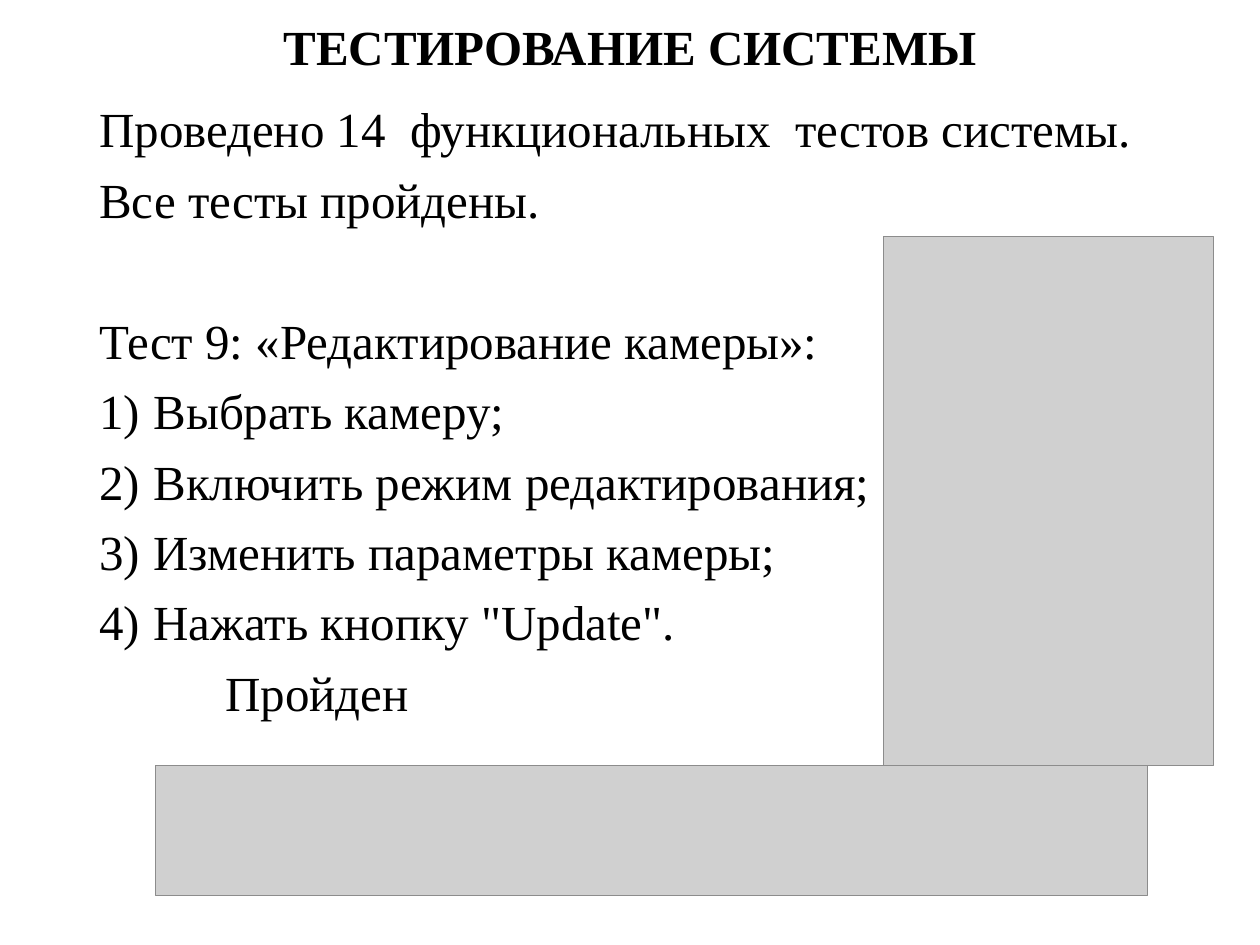
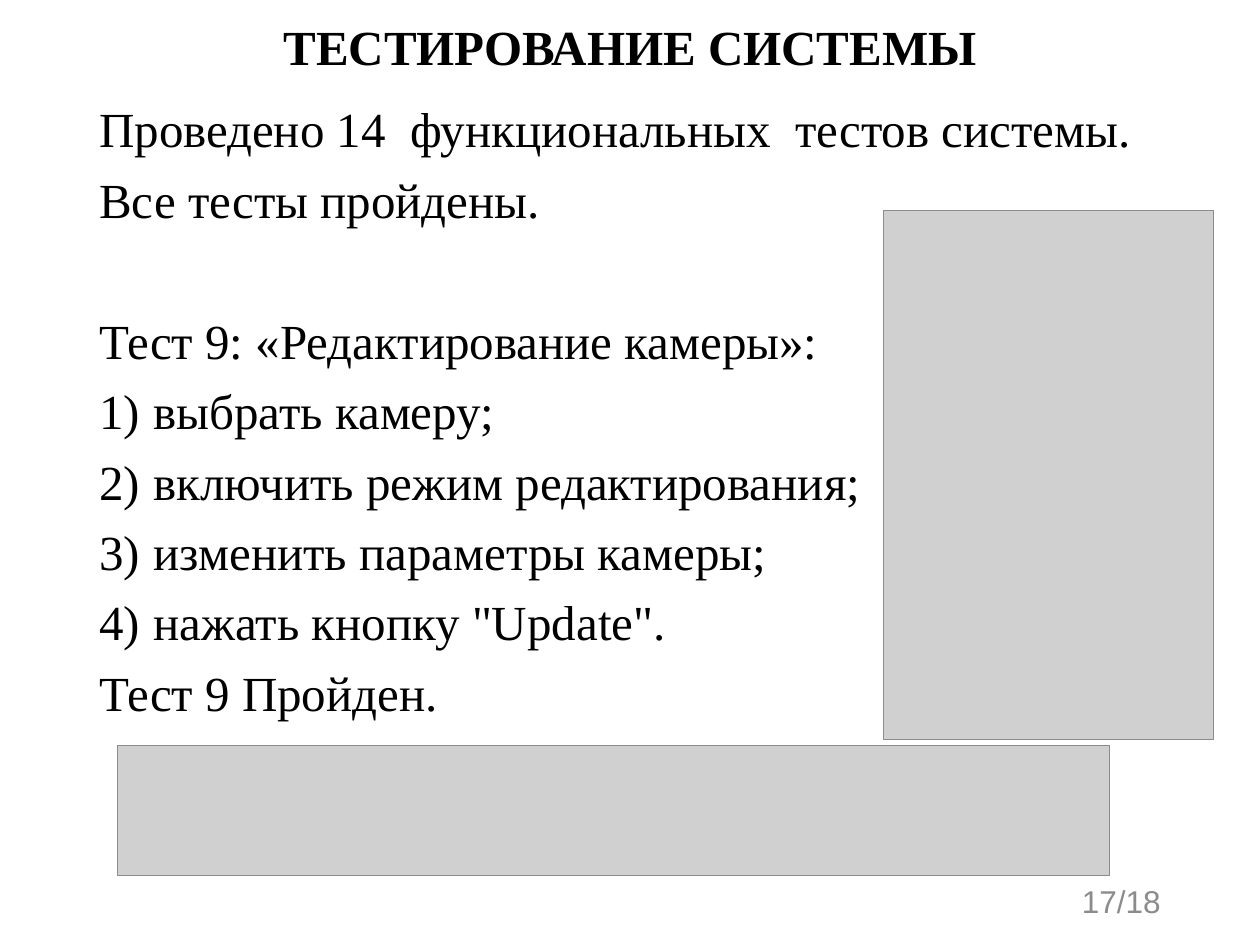
Before and after one commit to evgenkot/uav-route-calculation, a slide deck: slide 17 of doc/Raschupkin_EV_UAV_Route_Planning.pptx (slide 16 before the commit). Drawn at 1260x945 pixels with LibreOffice and Linux fonts; fonts in the diff are those of the drawing; grey boxes stand for pictures. Boxes give left, top, right and bottom in pixels: in the first picture for what was removed or moved away, otherwise in the second. Text is boxed around its words. In the diff, an @@ line names an element or a change of style, - is before the commit and + after.

```diff
--- a/doc/Raschupkin_EV_UAV_Route_Planning.pptx
+++ b/doc/Raschupkin_EV_UAV_Route_Planning.pptx
@@ picture: place and size @@
-picture at [883, 237, 1213, 766]
+picture at [883, 210, 1213, 740]
@@ text at [99, 394, 860, 721]: text changed @@
-1) Выбрать камеру;
-2) Включить режим редактирования;
-3) Изменить параметры камеры;
-4) Нажать кнопку "Update".
-Пройден
+1) выбрать камеру;
+2) включить режим редактирования;
+3) изменить параметры камеры;
+4) нажать кнопку "Update".
+Тест 9 Пройден.
@@ picture: place and size @@
-picture at [155, 766, 1147, 896]
+picture at [117, 746, 1109, 876]
@@ page number added at [1082, 890, 1161, 913], 18 pt, text #8C8C8C @@
+17/18
```
Also in this commit, not shown: 16 other slides changed, 1 slide added, 1 other file.
